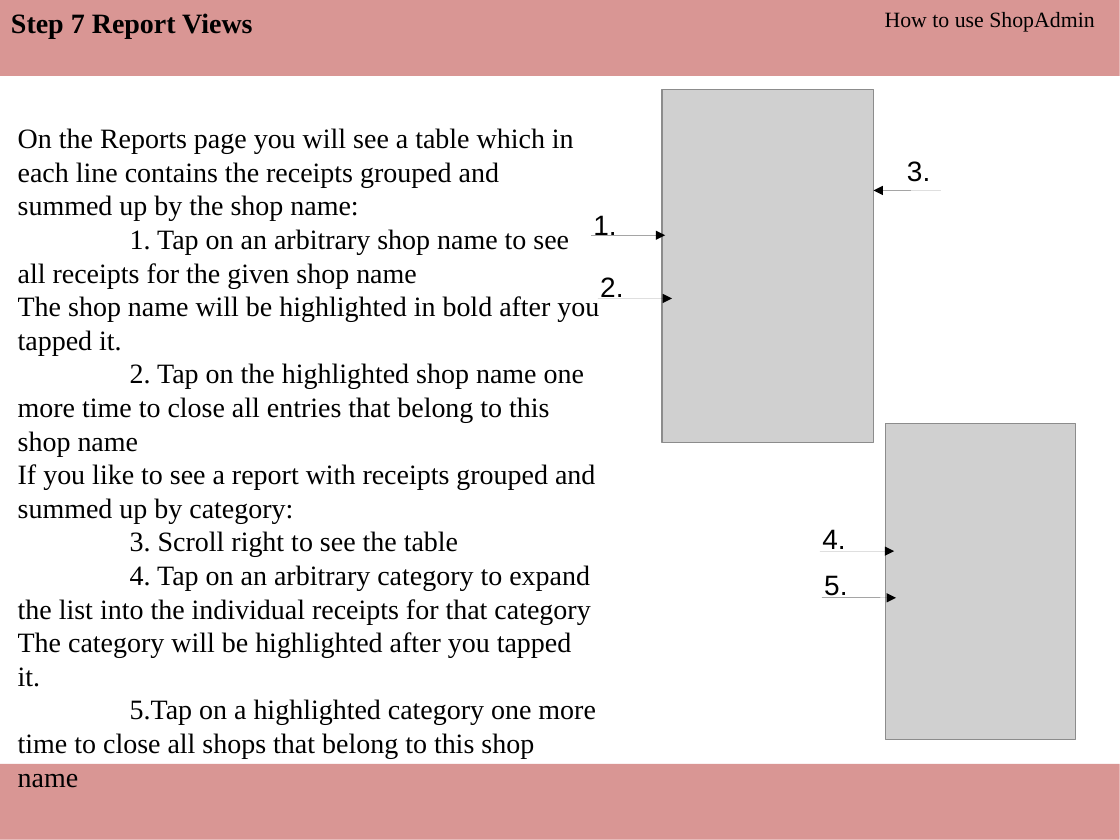
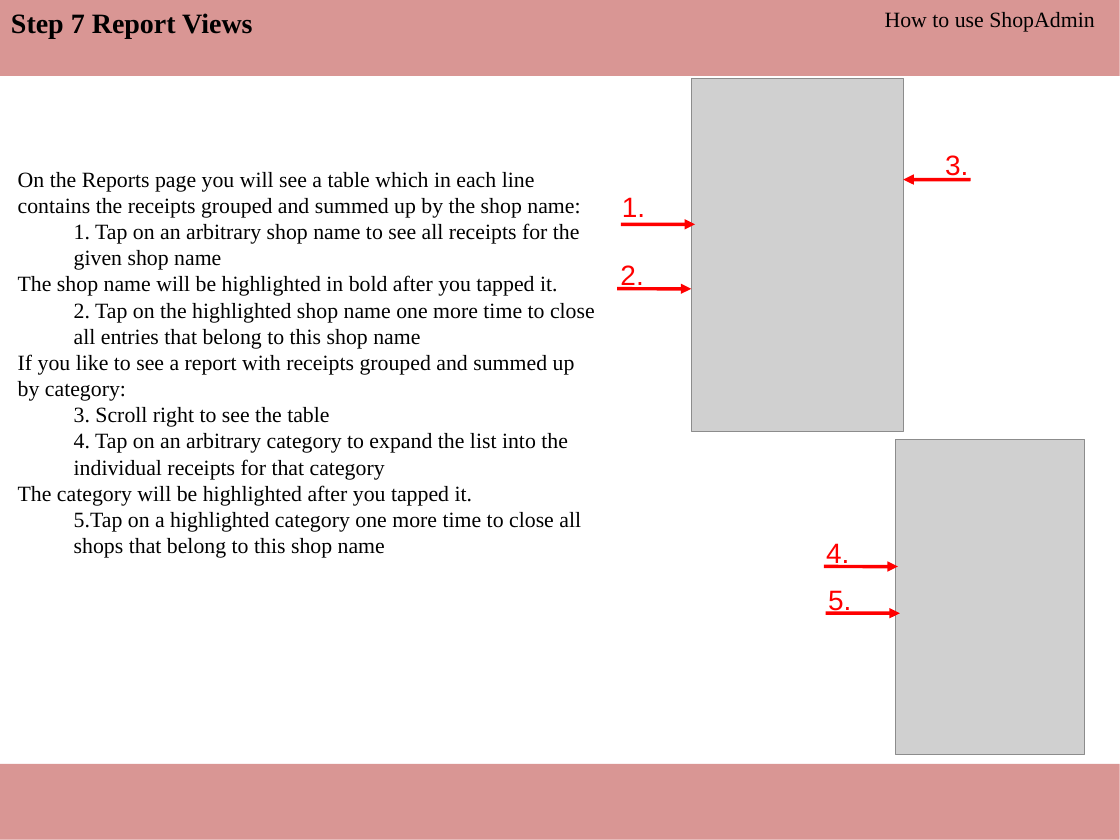
Before and after one commit to ThomasRoehl/ShopAdmin, a slide deck: slide 9 of UserManual/ShopAdmin Handbuch.pptx. Drawn at 1120x840 pixels with LibreOffice and Linux fonts; fonts in the diff are those of the drawing; grey boxes stand for pictures. Boxes give left, top, right and bottom in pixels: in the first picture for what was removed or moved away, otherwise in the second. Text is boxed around its words. In the diff, an @@ line names an element or a change of style, - is before the commit and + after.

```diff
--- a/UserManual/ShopAdmin Handbuch.pptx
+++ b/UserManual/ShopAdmin Handbuch.pptx
@@ text "On the Reports page you ..." at [18,172,595,558]: size 18 to 14 pt; list level 1 to 2 in "1. Tap on an arbitrary ..."; list level 1 to 2 in "2. Tap on the highlighted ..."; list level 1 to 2 in "3. Scroll right to see ..."; list level 1 to 2 in "4. Tap on an arbitrary ..."; list level 1 to 2 in "5.Tap on a highlighted category ..." @@
@@ text "3.": place and size @@
-text "3." at [907,161,930,182]
+text "3." at [945,155,968,180]
@@ arrow (971, 179) - (904, 179): stroke #000000 0.75 pt to #FF0000 2.25 pt @@
@@ text colour #000000 to #FF0000 in 5 elements at [826,543,849,568], [828,590,851,615], [620,265,643,291], [945,155,968,180], [622,197,645,217] @@
@@ text "1.": place and size @@
-text "1." at [593,215,616,236]
+text "1." at [622,197,645,217]
@@ 2 arrows, 1 picture: place and size @@
-2 arrows, 1 picture at [591,90,941,442]
+2 arrows, 1 picture at [620,78,971,431]
@@ arrow (620, 224) - (696, 224): stroke #000000 0.75 pt to #FF0000 2.25 pt @@
@@ text "2.": place and size @@
-text "2." at [600,277,623,297]
+text "2." at [620,265,643,291]
@@ arrow moved from (598, 298) - (672, 298) to (617, 289) - (691, 289) @@
@@ arrow (617, 289) - (691, 289): stroke #000000 0.75 pt to #FF0000 2.25 pt @@
@@ picture: place and size @@
-picture at [886,423,1075,739]
+picture at [896,439,1085,755]
@@ 2 texts, 2 arrows: place and size @@
-2 texts, 2 arrows at [820,529,896,598]
+2 texts, 2 arrows at [824,543,899,615]
@@ arrow (824, 567) - (898, 567): stroke #000000 0.75 pt to #FF0000 2.25 pt @@
@@ arrow (825, 613) - (899, 613): stroke #000000 0.75 pt to #FF0000 2.25 pt @@
```
Also in this commit, not shown: 7 other slides changed, 1 other file.
